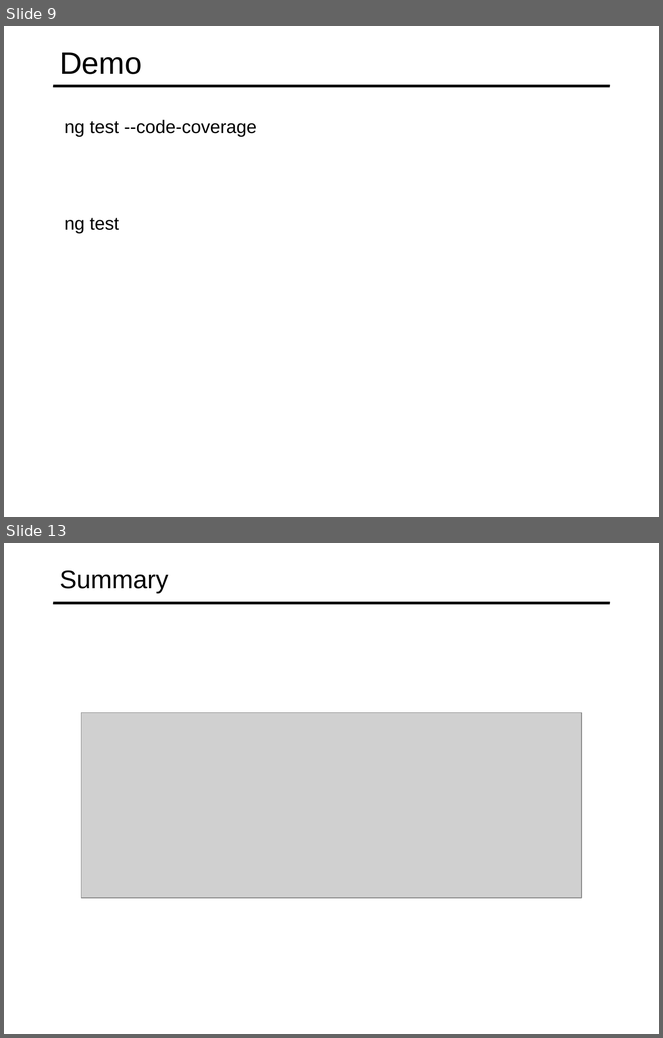
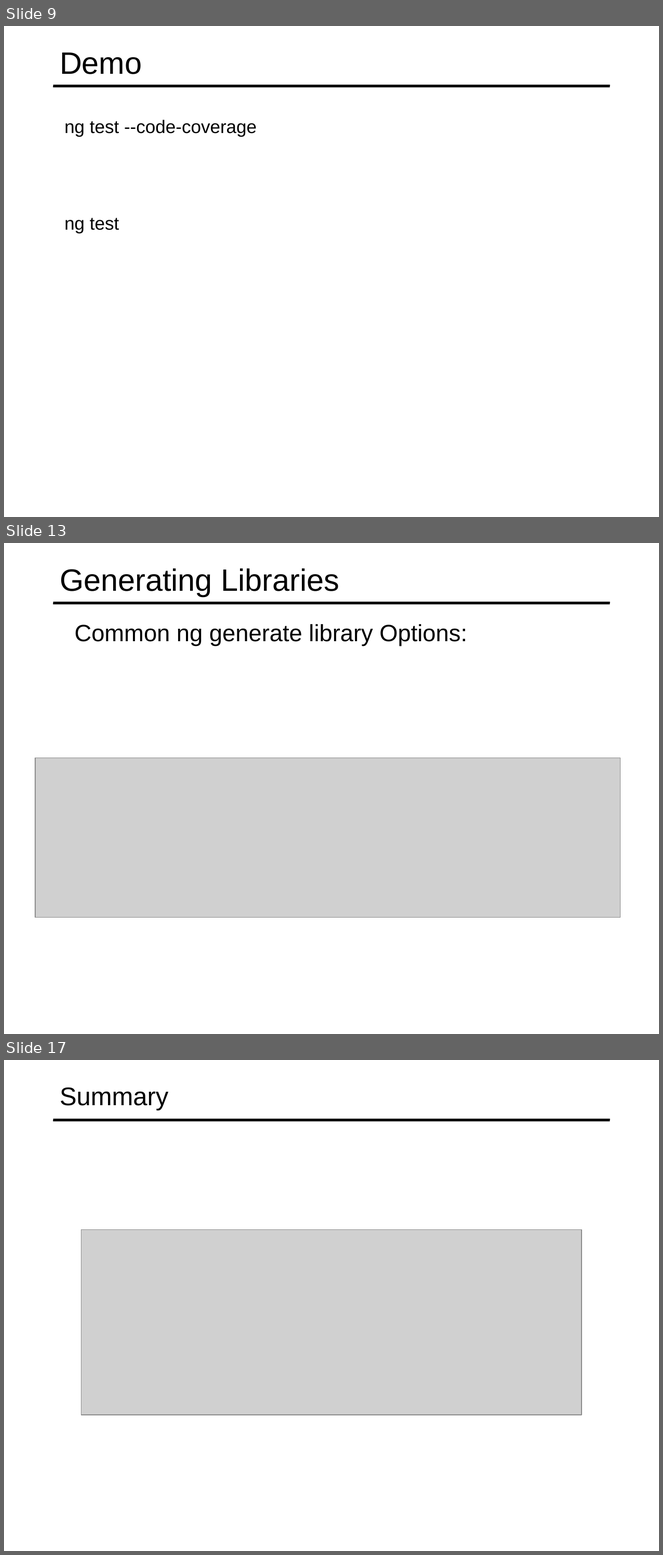
Before and after one commit to specter01wj/Jago_Link_Training, a slide deck: Angular/Angular7/Angular CLI/8.Tooling Features/L8_Tooling Features.ppt. Shown one above the other, each under a label of ours: slides 9 and 13 before the commit, slides 9, 13 and 17 after it; the slides between them are not shown. The pictures are 663x1038 and 663x1555 pixels, drawn with LibreOffice and Linux fonts; fonts in the diff are those of the drawing; grey boxes stand for pictures. Boxes give left, top, right and bottom in pixels: in the first picture for what was removed or moved away, otherwise in the second. Text is boxed around its words. In the diff, an @@ line names an element or a change of style, - is before the commit and + after.

```diff
--- a/Angular/Angular7/Angular CLI/8.Tooling Features/L8_Tooling Features.ppt
+++ b/Angular/Angular7/Angular CLI/8.Tooling Features/L8_Tooling Features.ppt
@@ slide 13 added at bbox=[4, 543, 659, 1034], background #FFFFFF; not listed: 1 template element that a slide beside it also shows @@
@@ title added at bbox=[60, 568, 339, 596], 34 pt, text #000000 @@
+Generating Libraries
@@ text added at bbox=[75, 624, 467, 646], 25.9 pt, text #000000 @@
+  Common ng generate library Options:
@@ picture added at bbox=[35, 758, 621, 918] @@
@@ what was slide 13 is now slide 17 @@
```
Also in this commit, not shown: 4 slides changed, 8 other slides added, 5 slides removed.
